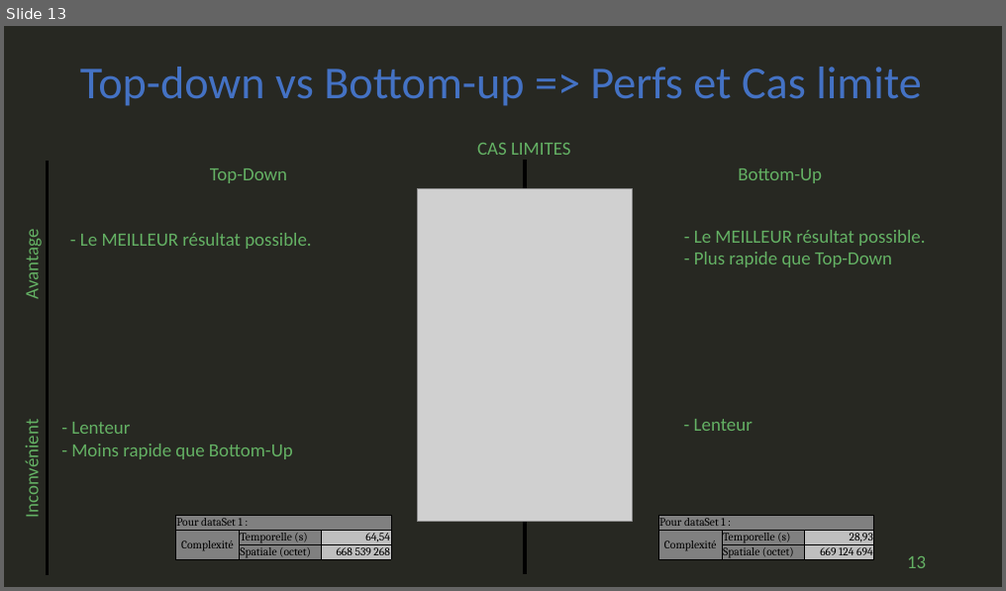
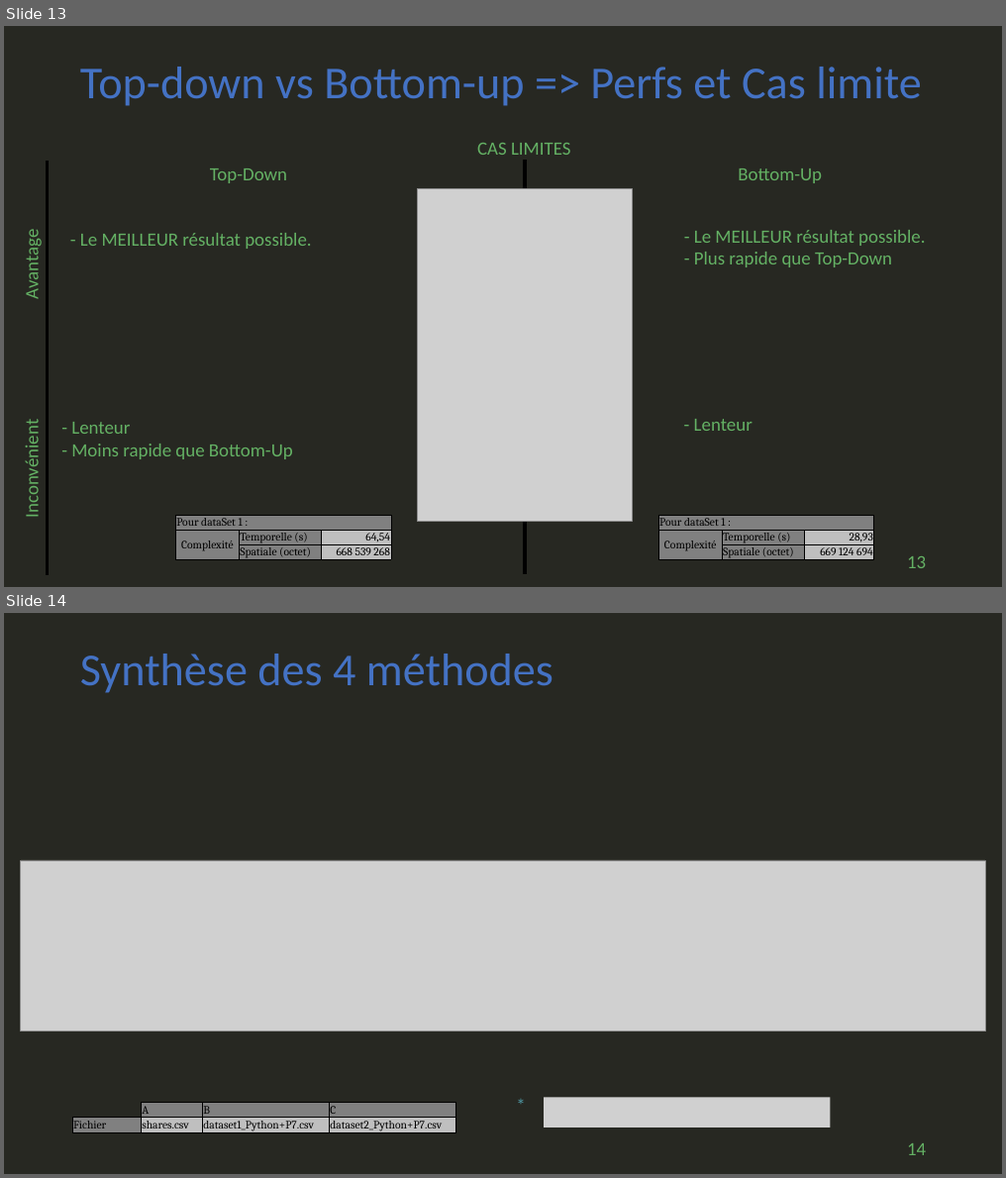
Before and after one commit to geoffrey-ll/OC_P07_Algorithmique, a slide deck: p07_slide.pptx. Shown one above the other, each under a label of ours: slide 13 before the commit, slides 13 and 14 after it. The pictures are 1006x591 and 1006x1178 pixels, drawn with LibreOffice and Linux fonts; fonts in the diff are those of the drawing; grey boxes stand for pictures. Boxes give left, top, right and bottom in pixels: in the first picture for what was removed or moved away, otherwise in the second. Text is boxed around its words. In the diff, an @@ line names an element or a change of style, - is before the commit and + after.

Commit message:
Modifications mineures.

```diff
--- a/p07_slide.pptx
+++ b/p07_slide.pptx
@@ slide 14 added at (x1=4, y1=613, x2=1002, y2=1174), background #272822 @@
@@ title added at (x1=80, y1=654, x2=553, y2=693), 44 pt, text #4472C4 @@
+Synthèse des 4 méthodes
@@ picture added at (x1=21, y1=861, x2=985, y2=1032) @@
@@ table added at (x1=73, y1=1102, x2=456, y2=1136), 2 rows, 4 columns @@
+ | A | B | C
+Fichier | shares.csv | dataset1_Python+P7.csv | dataset2_Python+P7.csv
@@ text added at (x1=509, y1=1090, x2=534, y2=1120), 18 pt, text #4E95A1 @@
+*
@@ picture added at (x1=544, y1=1097, x2=831, y2=1128) @@
@@ page number added at (x1=907, y1=1144, x2=926, y2=1156), 18 pt, text #64B164 @@
+14
```
